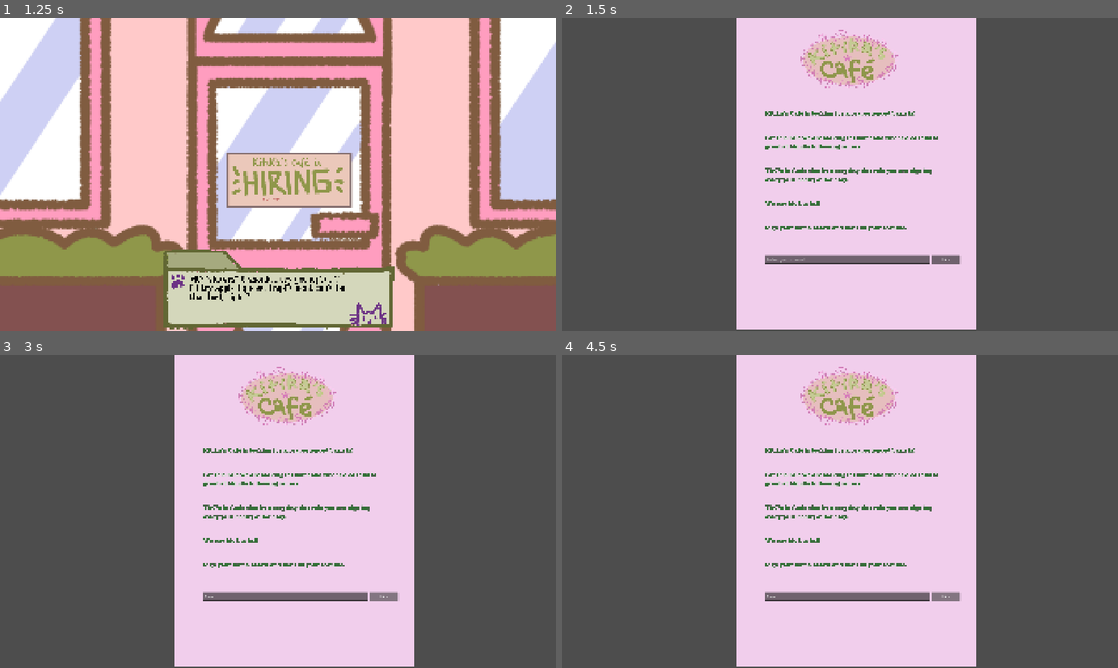
Above: before the commit, frames 1-4 (two rows, left to right).
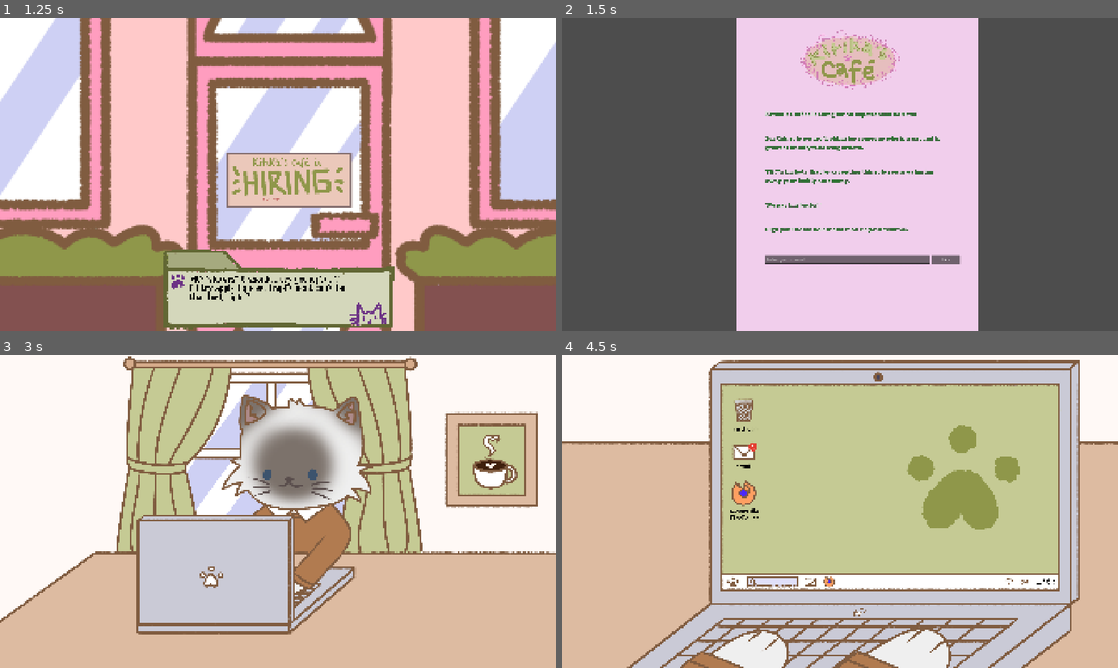
Above: after the commit, the same moments.

Repository: tabyrocket/kitikas-cafe
Game: Godot game, scene res://scenes/outside_scene.tscn
Two runs of this game, one before a commit and one after it. Both use one fixed random seed, a clock stepped at 60 frames per second and the inputs below.
Inputs (mouse positions are in pixels of both pictures, inside the frame that each line leads up to):
- Up to frame 1 (1.25 s): click (278, 208) at 0.5 s
- Up to frame 2 (1.5 s): click (840, 208) at 1.25 s
- Up to frame 3 (3 s): click (283, 596) at 2.02 s; type "Alex" at 2.1 s; click "Sign" at 2.75 s
- Up to frame 4 (4.5 s): click (945, 596) at 3.5 s, where only the run before the commit has a clickable "Sign"; click (945, 596) at 4.25 s, where only the run before the commit has a clickable "Sign"

Frame 1 is identical in both runs. In frame 2, 2.9% of the frame differs, in the area x 31-75%, y 0-100%; in frame 3, 99%; in frame 4, 100%, in the area x 0-100%, y 0-100%.

Commit message:
Computer scene

Diff:
--- a/kitikas-cafe/scenes/application_form.gd
+++ b/kitikas-cafe/scenes/application_form.gd
@@ -8,5 +8,6 @@
 
 func _on_sign_button_pressed() -> void:
 	if name_field.text.strip_edges() != "":
-		Global.player_name = name_field.text
+		Global.player_name = name_field.text.strip_edges()
 		print("Name set to: " + Global.player_name)
+		get_tree().change_scene_to_file("res://scenes/computer_scene.tscn")
--- a/kitikas-cafe/scenes/application_form.tscn
+++ b/kitikas-cafe/scenes/application_form.tscn
@@ -22,7 +22,7 @@
 offset_right = 861.39996
 offset_bottom = 1650.0
 grow_horizontal = 2
-scale = Vector2(0.65, 0.65)
+scale = Vector2(0.655, 0.655)
 texture = ExtResource("1_k3dbd")
 
 [node name="NameField" type="LineEdit" parent="." unique_id=277191939]
--- /dev/null
+++ b/kitikas-cafe/scenes/computer_scene.gd
@@ -0,0 +1,52 @@
+extends Control
+
+# References
+@onready var ui: CanvasLayer = $UI
+@onready var mc_house: TextureRect = $MCHouse
+@onready var laptop_screen: TextureRect = $LaptopScreen
+@onready var laptop_email_1: TextureRect = $LaptopEmail1
+@onready var laptop_email_2: TextureRect = $LaptopEmail2
+@onready var acceptance_letter: TextureRect = $AcceptanceLetter
+@onready var dialogue_cooldown: Timer = $DialogueCooldown
+@onready var dialogue: RichTextLabel = $UI/Root/ChatboxLeft/Dialogue
+
+var can_move_on: bool = false
+var current_image: int = 0
+var images: Array = []
+var dialogue_strings: Array = [
+	"Me on my puter",
+	"New email? Who could that be?",
+	"Oh, the cafe application?!?! I'm so nervous...",
+	"No way... did I do it?!?!",
+	"I'M EMPL*YED?!? HOLY I JUST SHAT MYSELF, HOW AM I GONNA BE CHRONICALLY ONLINE NOW???"
+]
+
+
+func _input(event):
+	if event is InputEventMouseButton:
+		if event.button_index == MOUSE_BUTTON_LEFT and event.pressed and current_image < (images.size() - 1) and can_move_on:
+			current_image += 1
+			update_img()
+
+func _ready() -> void:
+	images = [mc_house, laptop_screen, laptop_email_1, laptop_email_2, acceptance_letter]
+	ui.visible = false
+	update_img()
+
+
+func update_img() -> void:
+	ui.visible = false
+	can_move_on = false
+	dialogue_cooldown.start()
+
+	# Background
+	for img in images:
+		img.visible = false
+	images[current_image].visible = true
+
+	# Dialogue
+	dialogue.text = Global.player_name + ": " + dialogue_strings[current_image]
+
+func _on_dialogue_cooldown_timeout() -> void:
+	ui.visible = true
+	can_move_on = true
--- /dev/null
+++ b/kitikas-cafe/scenes/computer_scene.tscn
@@ -0,0 +1,68 @@
+[gd_scene format=3 uid="uid://b8o83euwsde63"]
+
+[ext_resource type="Texture2D" uid="uid://cgl0tfdwidw1e" path="res://assets/backgrounds/mc_house.png" id="1_dwb1n"]
+[ext_resource type="Script" uid="uid://csds6r1du411x" path="res://scenes/computer_scene.gd" id="1_l5y6j"]
+[ext_resource type="Texture2D" uid="uid://6vyvhu40djox" path="res://assets/backgrounds/laptop_screen.png" id="3_5p0j4"]
+[ext_resource type="Texture2D" uid="uid://jcnvlkcv7lis" path="res://assets/backgrounds/laptop_email1.png" id="4_cdr88"]
+[ext_resource type="Texture2D" uid="uid://dgs7suelsvvbd" path="res://assets/backgrounds/laptop_email2.png" id="5_5fudp"]
+[ext_resource type="Texture2D" uid="uid://bt86jetb3xe66" path="res://assets/images/acceptance letter.jpg" id="6_cdr88"]
+[ext_resource type="PackedScene" uid="uid://cmqrwb8pcfmok" path="res://scenes/UI.tscn" id="6_r825j"]
+
+[node name="ComputerScene" type="Control" unique_id=481845899]
+layout_mode = 3
+anchors_preset = 15
+anchor_right = 1.0
+anchor_bottom = 1.0
+grow_horizontal = 2
+grow_vertical = 2
+script = ExtResource("1_l5y6j")
+
+[node name="MCHouse" type="TextureRect" parent="." unique_id=840586204]
+layout_mode = 0
+offset_right = 40.0
+offset_bottom = 40.0
+scale = Vector2(0.75, 0.75)
+texture = ExtResource("1_dwb1n")
+
+[node name="LaptopScreen" type="TextureRect" parent="." unique_id=926243461]
+layout_mode = 0
+offset_right = 40.0
+offset_bottom = 40.0
+scale = Vector2(0.75, 0.75)
+texture = ExtResource("3_5p0j4")
+
+[node name="LaptopEmail1" type="TextureRect" parent="." unique_id=1810089630]
+layout_mode = 0
+offset_right = 40.0
+offset_bottom = 40.0
+scale = Vector2(0.75, 0.75)
+texture = ExtResource("4_cdr88")
+
+[node name="LaptopEmail2" type="TextureRect" parent="." unique_id=390325254]
+layout_mode = 0
+offset_right = 40.0
+offset_bottom = 40.0
+scale = Vector2(0.75, 0.75)
+texture = ExtResource("5_5fudp")
+
+[node name="AcceptanceLetter" type="TextureRect" parent="." unique_id=1225942270]
+layout_mode = 1
+anchors_preset = 5
+anchor_left = 0.5
+anchor_right = 0.5
+offset_left = -415.79498
+offset_right = 859.2051
+offset_bottom = 1650.0
+grow_horizontal = 2
+scale = Vector2(0.655, 0.655)
+texture = ExtResource("6_cdr88")
+
+[node name="UI" parent="." unique_id=1332173803 instance=ExtResource("6_r825j")]
+
+[node name="DialogueCooldown" type="Timer" parent="." unique_id=1204236205]
+one_shot = true
+autostart = true
+
+[connection signal="timeout" from="DialogueCooldown" to="." method="_on_dialogue_cooldown_timeout"]
+
+[editable path="UI"]
Binary file added: kitikas-cafe/assets/backgrounds/laptop_email1.png
Not shown, added: kitikas-cafe/assets/backgrounds/laptop_email1.png.import
Binary file added: kitikas-cafe/assets/backgrounds/laptop_email2.png
Not shown, added: kitikas-cafe/assets/backgrounds/laptop_email2.png.import
Binary file added: kitikas-cafe/assets/backgrounds/laptop_screen.png
Not shown, added: kitikas-cafe/assets/backgrounds/laptop_screen.png.import
Binary file added: kitikas-cafe/assets/backgrounds/mc_house.png
Not shown, added: kitikas-cafe/assets/backgrounds/mc_house.png.import
Binary file added: kitikas-cafe/assets/images/acceptance letter.jpg
Not shown, added: kitikas-cafe/assets/images/acceptance letter.jpg.import
Not shown, added: kitikas-cafe/scenes/computer_scene.gd.uid
Not shown, added: kitikas-cafe/assets/characters/acceptance letter.pdf
